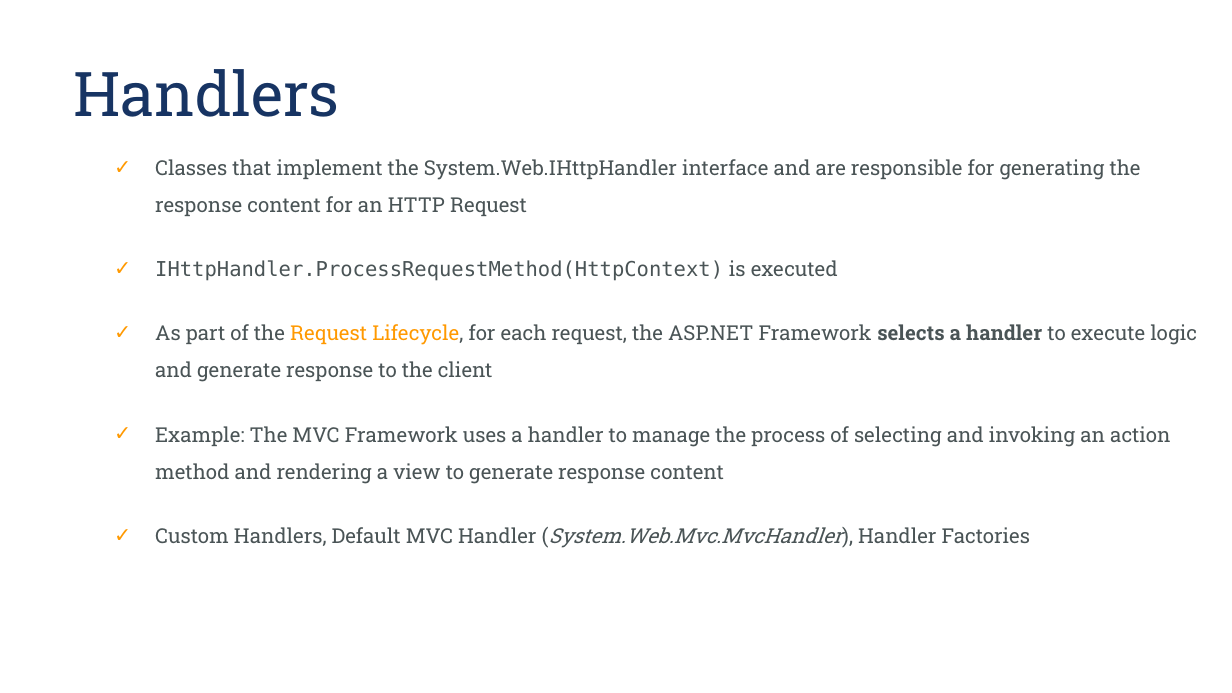
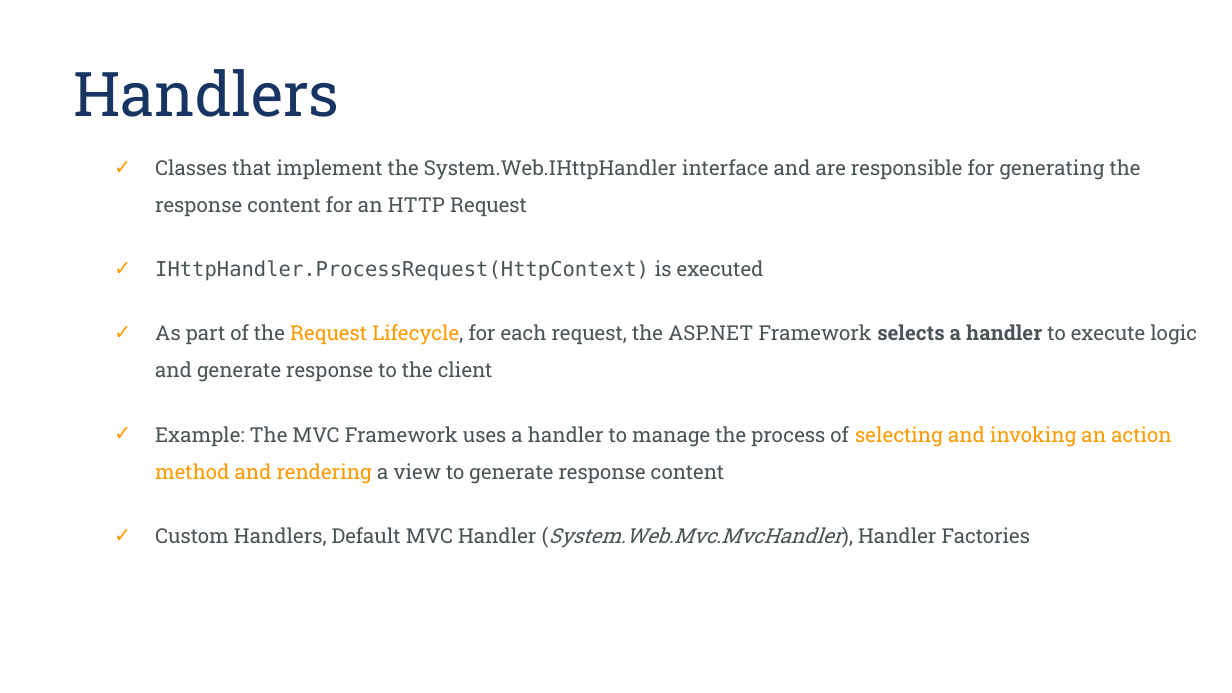
Before and after one commit to klassanov/AspNetPlatformDemos, a slide deck: slide 6 of FourthPresentation.pptx. Drawn at 1232x693 pixels with LibreOffice and Linux fonts; fonts in the diff are those of the drawing; background and template pictures are left out. Boxes give left, top, right and bottom in pixels: in the first picture for what was removed or moved away, otherwise in the second. Text is boxed around its words. In the diff, an @@ line names an element or a change of style, - is before the commit and + after.

Commit message:
Presentation changes

```diff
--- a/FourthPresentation.pptx
+++ b/FourthPresentation.pptx
@@ text at <box>155,260,764,281</box>: text changed @@
-✓ IHttpHandler.ProcessRequestMethod(HttpContext) is executed
+✓ IHttpHandler.ProcessRequest(HttpContext) is executed
@@ text at <box>155,426,1171,484</box>: text colour #4A5456 to #FF9900 in "selecting and invoking an action method and ..." @@
```
